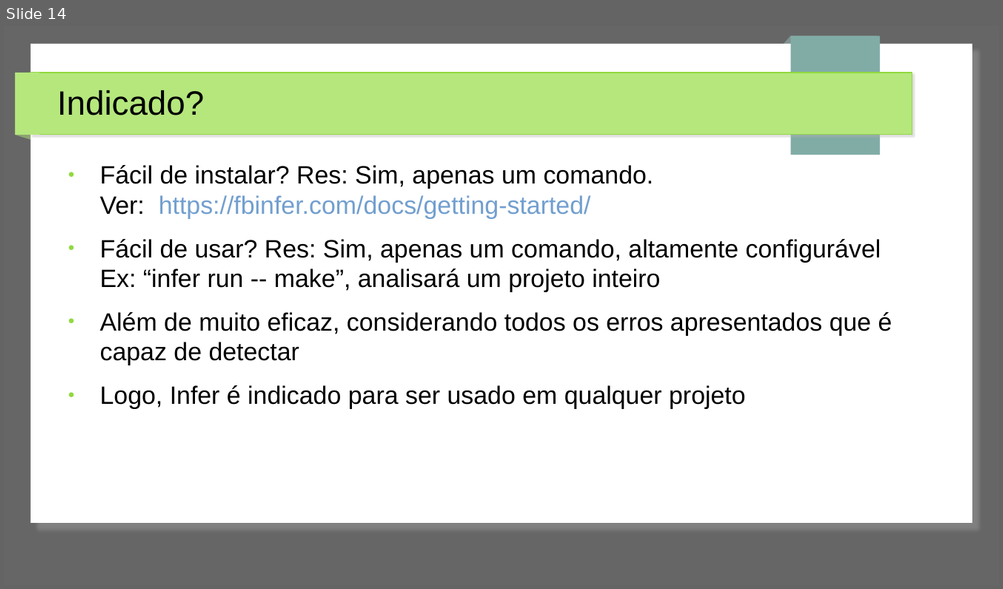
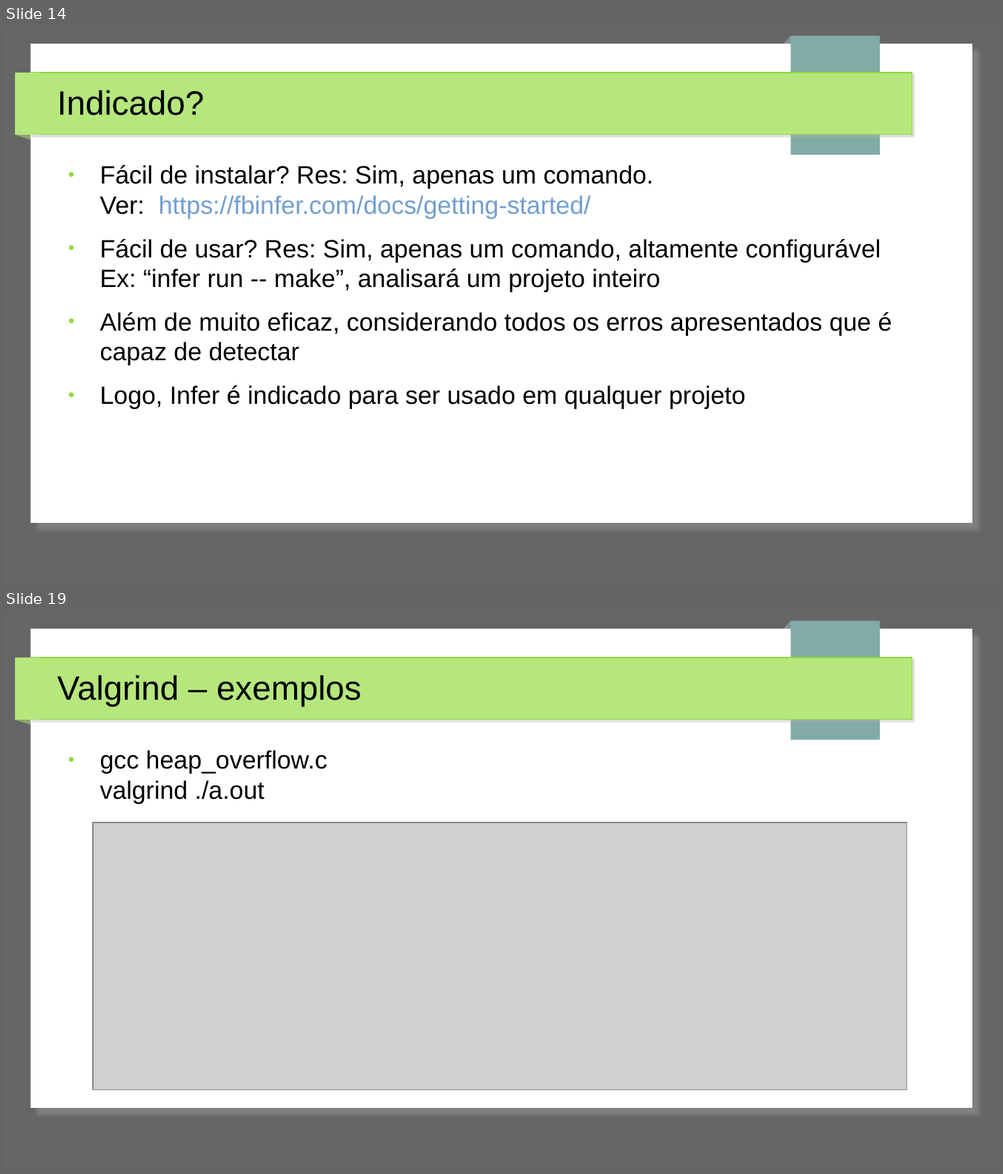
Before and after one commit to jpantonow/SB-T1-ANALISADORES, a slide deck: Slides.odp. Shown one above the other, each under a label of ours: slide 14 before the commit, slides 14 and 19 after it; the slides between them are not shown. The pictures are 1003x589 and 1003x1174 pixels, drawn with LibreOffice and Linux fonts; fonts in the diff are those of the drawing; grey boxes stand for pictures. Boxes give left, top, right and bottom in pixels: in the first picture for what was removed or moved away, otherwise in the second. Text is boxed around its words. In the diff, an @@ line names an element or a change of style, - is before the commit and + after.

Commit message:
alguns slides Valgrind

```diff
--- a/Slides.odp
+++ b/Slides.odp
@@ slide 19 added at (4, 611, 999, 1170), background #666666; not listed: 7 template elements that a slide beside it also shows @@
@@ title added at (57, 675, 361, 706), 27 pt, text #000000 @@
+Valgrind – exemplos
@@ text added at (100, 750, 327, 804), 20 pt, text #000000 @@
+● gcc heap_overflow.c
+  valgrind ./a.out
@@ picture added at (93, 823, 907, 1091) @@
```
Also in this commit, not shown: 8 other slides added.
